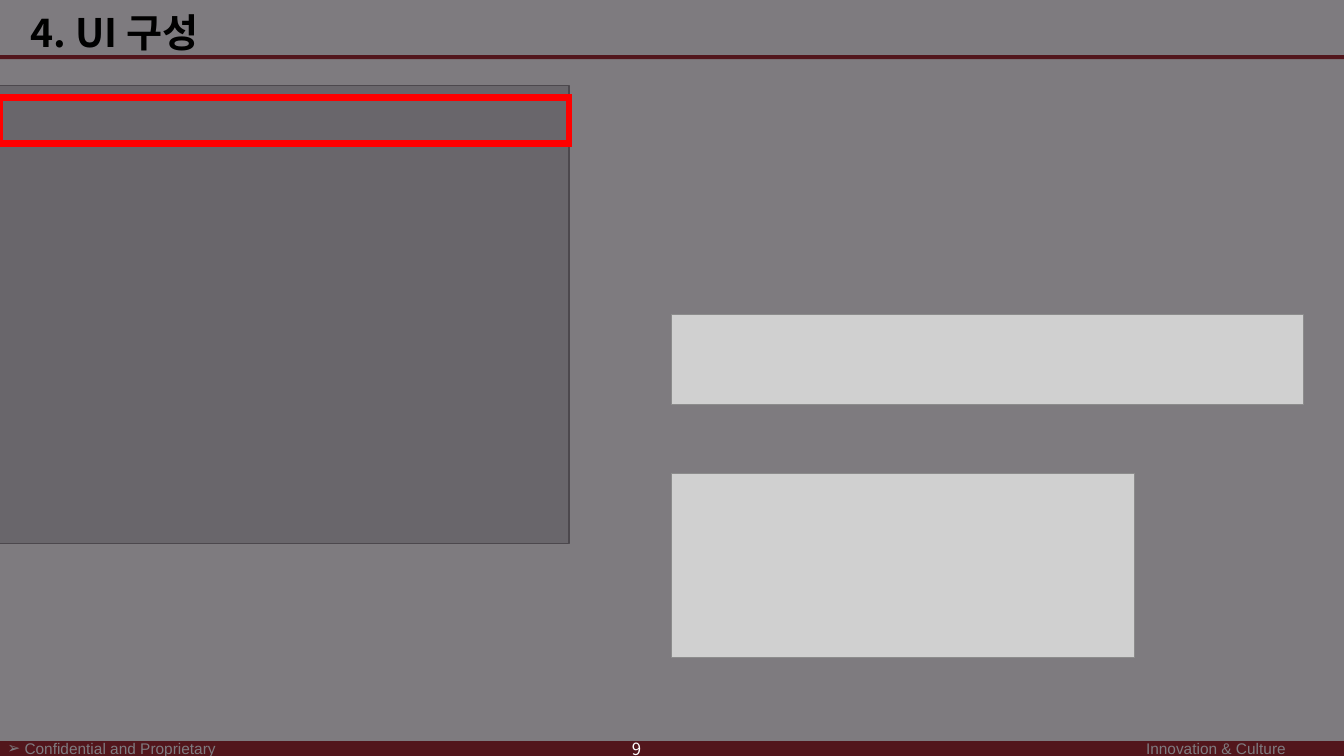
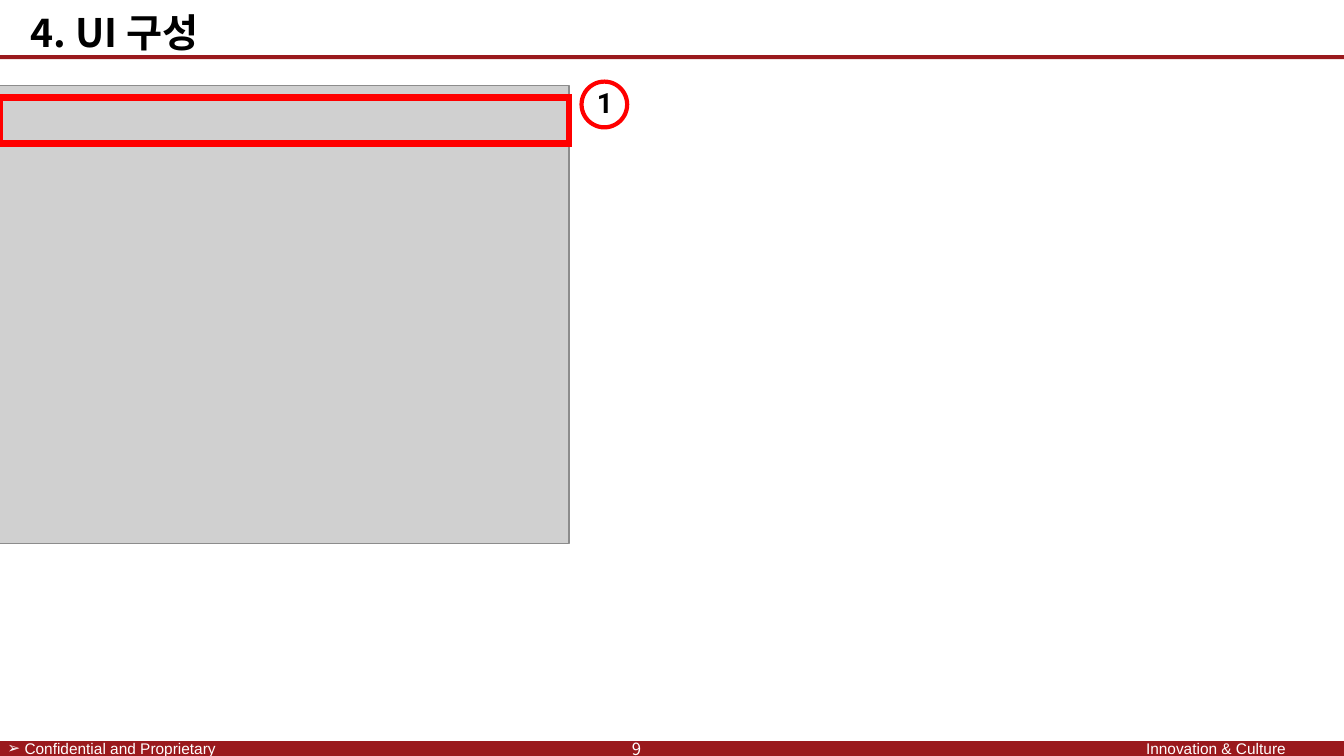
Before and after one commit to SaintSeong/JusungProject, a slide deck: slide 16 of A조 발표/A조 발표 최종.pptx. Drawn at 1344x756 pixels with LibreOffice and Linux fonts; fonts in the diff are those of the drawing; grey boxes stand for pictures; background and template pictures are left out. Boxes give left, top, right and bottom in pixels: in the first picture for what was removed or moved away, otherwise in the second. Text is boxed around its words. In the diff, an @@ line names an element or a change of style, - is before the commit and + after.

```diff
--- a/A조 발표/A조 발표 최종.pptx
+++ b/A조 발표/A조 발표 최종.pptx
@@ rectangle removed at [0, 0, 1344, 756] @@
@@ ellipse added at [582, 82, 627, 127], outline #FF0000 3 pt @@
@@ text added at [597, 93, 613, 113], 20 pt, text #000000, bold @@
+1
@@ picture removed at [673, 315, 1304, 404] @@
@@ picture removed at [673, 474, 1135, 657] @@
```
Also in this commit, not shown: 7 other slides changed, 5 slides added, 1 other file.
